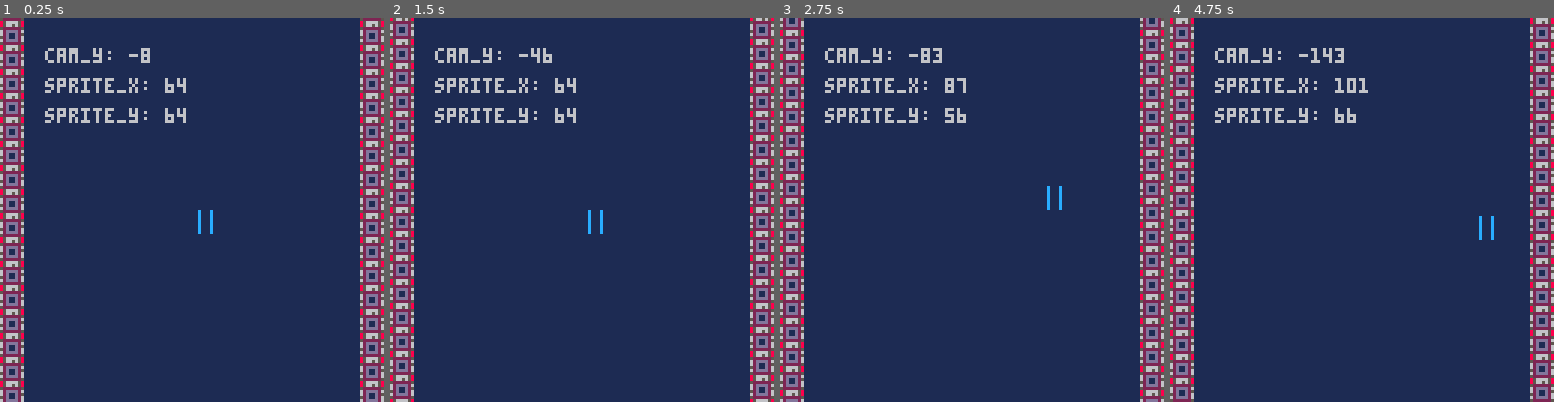
Above: before the commit, frames 1-4 (left to right).
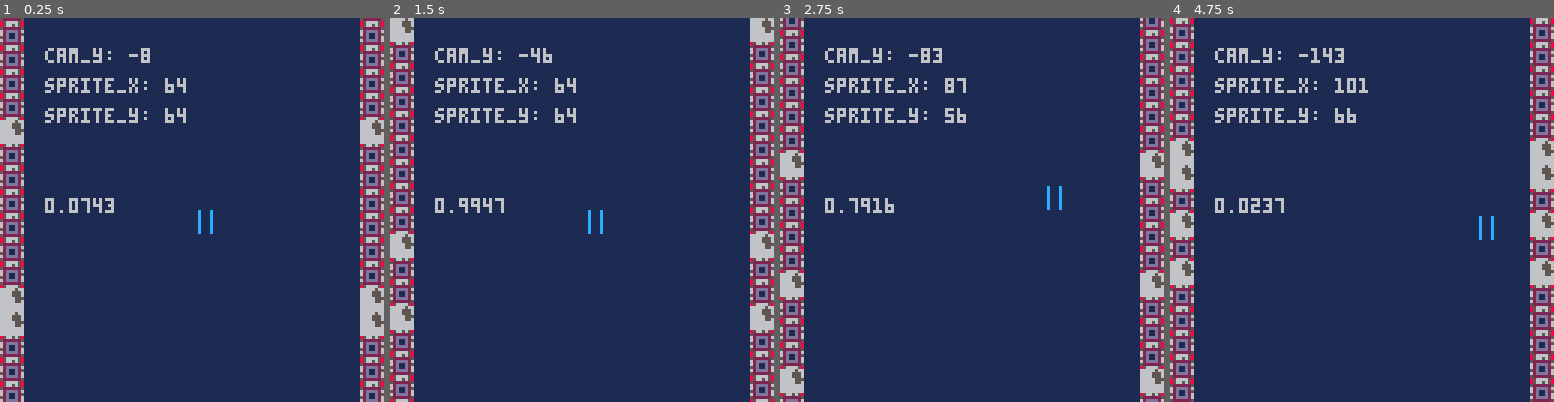
Above: after the commit, the same moments.

Repository: ltpitt/lua-pico-8-invaders
Game: PICO-8 cartridge map_davide.p8
The game is run twice, just before and just after one commit, with the same random seed, the same clock (stepped at 60 frames per second) and the same inputs.
Inputs:
- Up to frame 1 (0.25 s): no input
- Up to frame 2 (1.5 s): no input
- Up to frame 3 (2.75 s): hold Right 1.6-2.1 s; hold Up 2.15-2.42 s; hold Right from 2.47 s (still down)
- Up to frame 4 (4.75 s): release Right at 3.03 s; hold Left 3.08-3.58 s; hold Down 3.63-3.97 s; hold Right 4.02-4.68 s; hold Up from 4.73 s (still down)

The runs differ from the first frame. In frame 1, 2.2% of the frame differs, in the area x 0-100%, y 26-83%; in frame 2, 2.2%; in frame 3, 2.2%; in frame 4, 2.8%, in the area x 0-100%, y 32-70%.

Commit message:
feat: Implementing tile variation

Diff:
--- a/map_davide.p8
+++ b/map_davide.p8
@@ -38,13 +38,18 @@
  print("cam_y: " .. cam_y,15,10)
  print("sprite_x: "..sprite_x,15,20)
  print("sprite_y: "..sprite_y,15,30)
+ print(rnd(1),15,60)
  spr(4,sprite_x,sprite_y)
  camera(cam_x,cam_y)
  max_y_cells=128
  mapdraw(0, -16, 120, -510, 32, max_y_cells)
  mapdraw(0, -16, 0, -510, 32, max_y_cells)
  for border=0,128 do
-  mset(0,border,23)
+  if (rnd(1) < 0.1) then
+   mset(0,border,10)
+  else
+   mset(0,border,23)
+  end
   if cam_y <= -376 then
    cam_y = 0
   end
